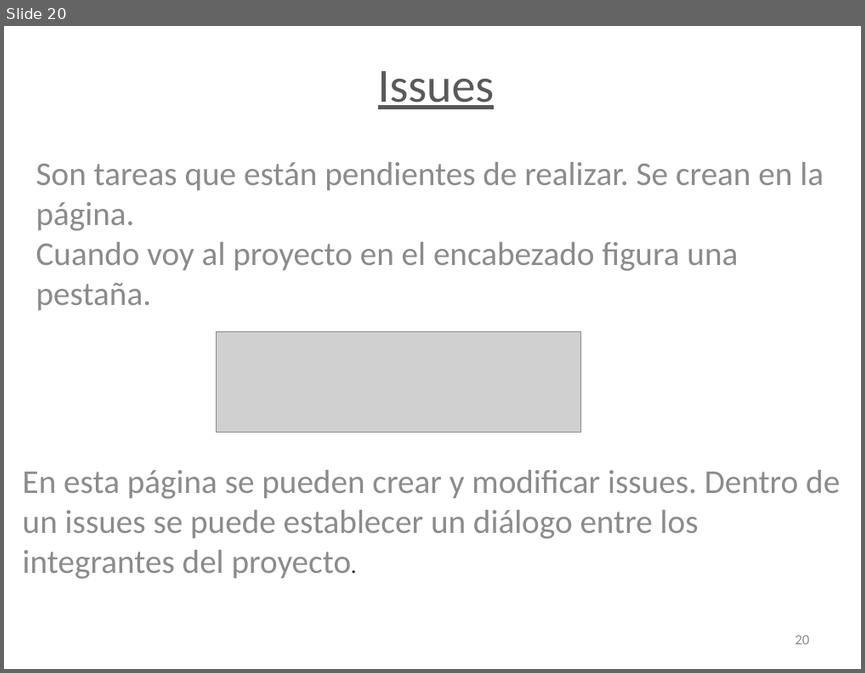
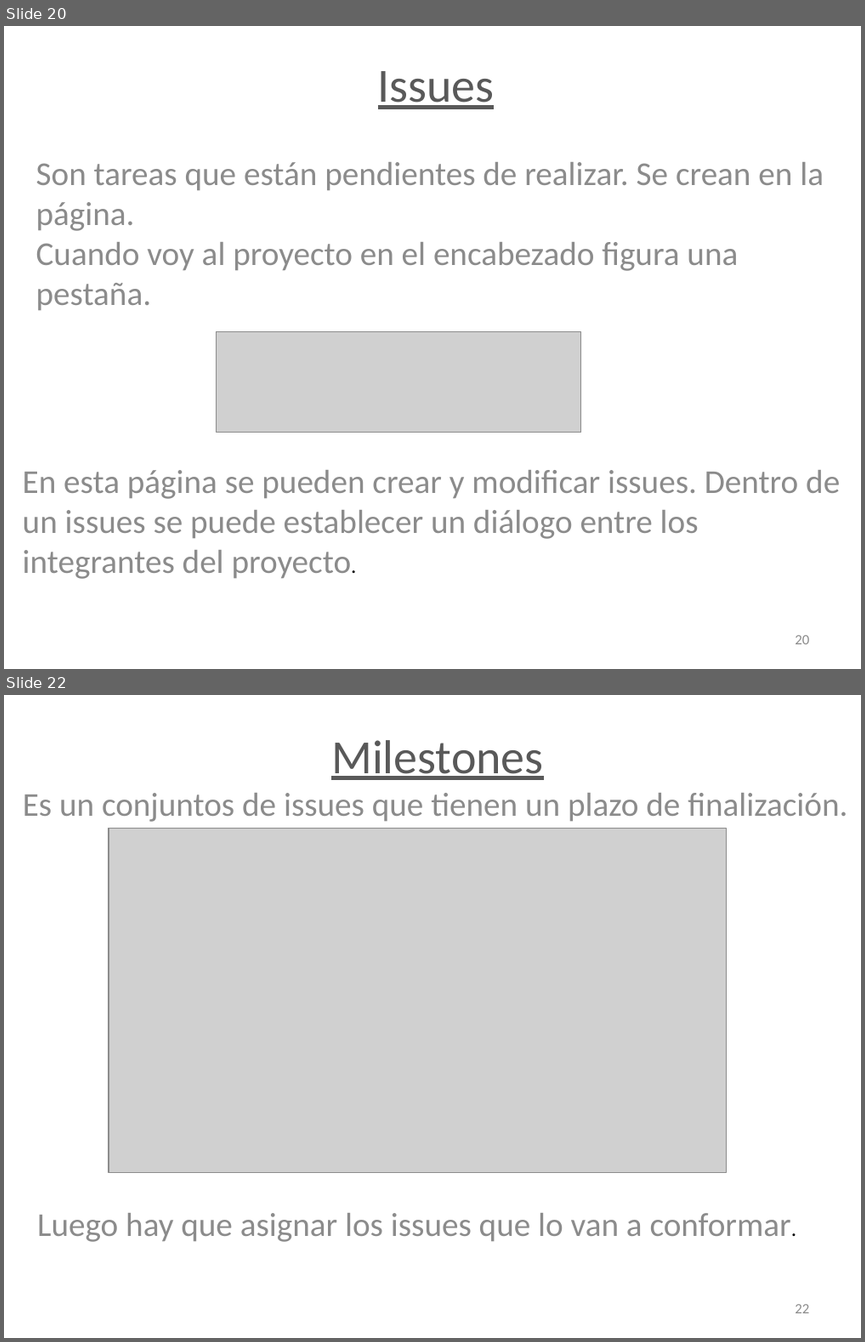
Before and after one commit to juanjomac/Profesorado, a slide deck: Sistema de Control de Versión Git.pptx. Shown one above the other, each under a label of ours: slide 20 before the commit, slides 20 and 22 after it; the slides between them are not shown. The pictures are 865x673 and 865x1342 pixels, drawn with LibreOffice and Linux fonts; fonts in the diff are those of the drawing; grey boxes stand for pictures. Boxes give left, top, right and bottom in pixels: in the first picture for what was removed or moved away, otherwise in the second. Text is boxed around its words. In the diff, an @@ line names an element or a change of style, - is before the commit and + after.

```diff
--- a/Sistema de Control de Versión Git.pptx
+++ b/Sistema de Control de Versión Git.pptx
@@ slide 22 added at (x1=4, y1=695, x2=861, y2=1338), background #FFFFFF @@
@@ text added at (x1=23, y1=740, x2=847, y2=822), 28 pt, text #8C8C8C @@
+Milestones
+Es un conjuntos de issues que tienen un plazo de finalización.
@@ picture added at (x1=109, y1=828, x2=726, y2=1172) @@
@@ text added at (x1=37, y1=1213, x2=791, y2=1242), 28 pt, text #8C8C8C @@
+Luego hay que asignar los issues que lo van a conformar.
@@ page number added at (x1=794, y1=1304, x2=809, y2=1313), 12 pt, text #8C8C8C @@
+22
```
Also in this commit, not shown: 3 other slides added, 2 slides removed.
